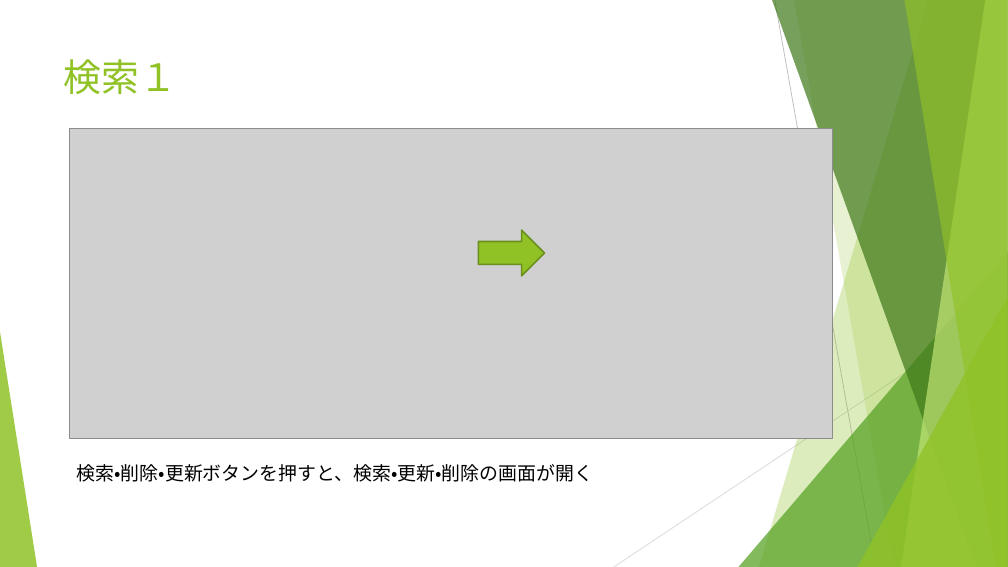
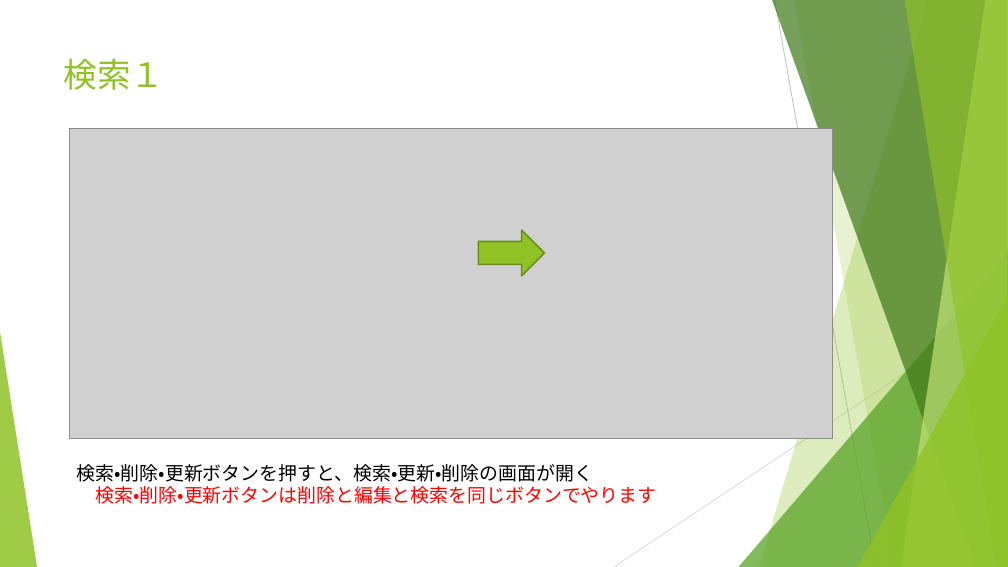
Before and after one commit to kouki1311/VBAcustomer, a slide deck: slide 5 of 顧客管理マニュアル.pptx. Drawn at 1008x567 pixels with LibreOffice and Linux fonts; fonts in the diff are those of the drawing; grey boxes stand for pictures. Boxes give left, top, right and bottom in pixels: in the first picture for what was removed or moved away, otherwise in the second. Text is boxed around its words. In the diff, an @@ line names an element or a change of style, - is before the commit and + after.

```diff
--- a/顧客管理マニュアル.pptx
+++ b/顧客管理マニュアル.pptx
@@ title "検索１" at (64,58,165,90): size 36 to 32 pt @@
@@ text at (96,486,657,504): paragraph added @@
+検索・削除・更新ボタンは削除と編集と検索を同じボタンでやります
```
Also in this commit, not shown: 9 other slides changed.
